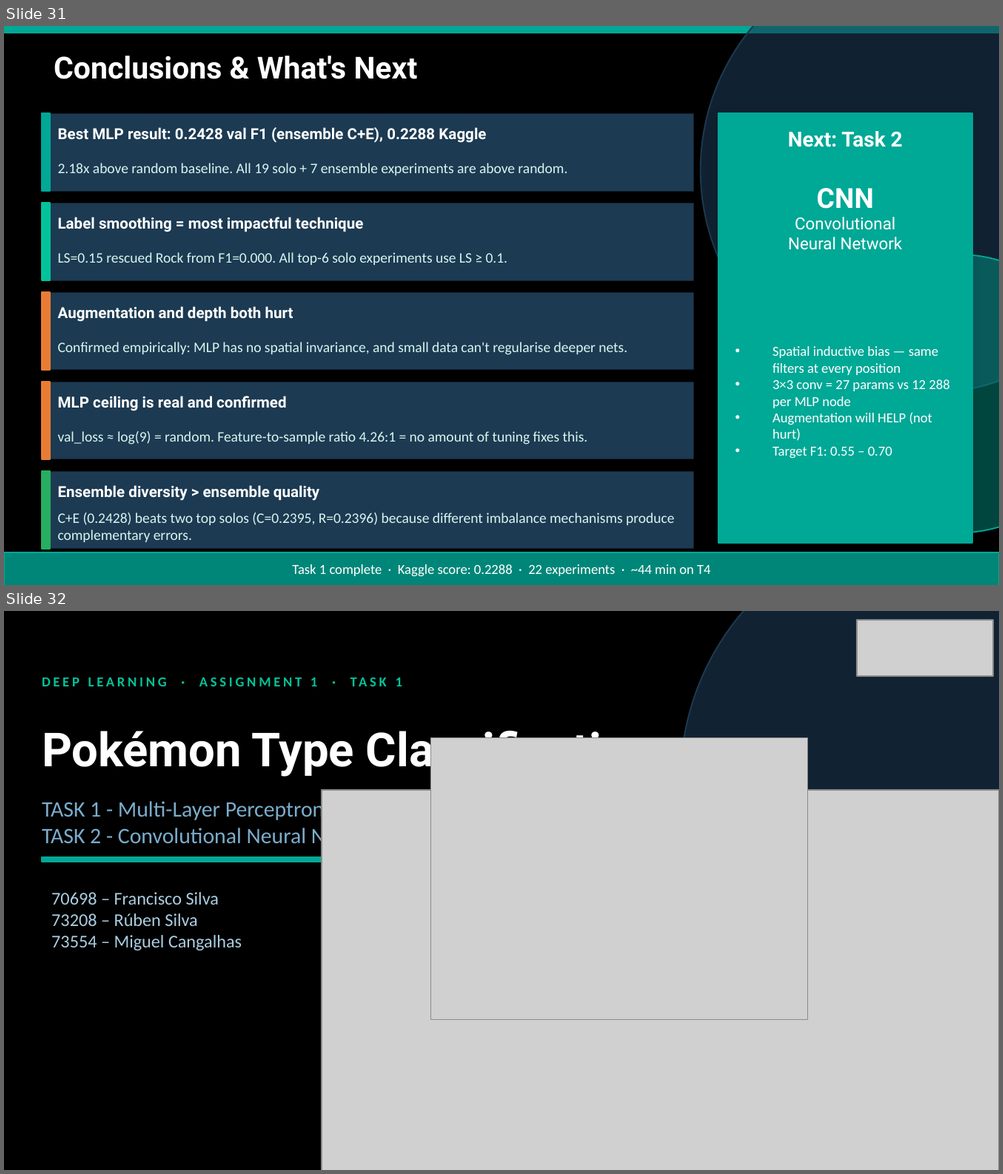
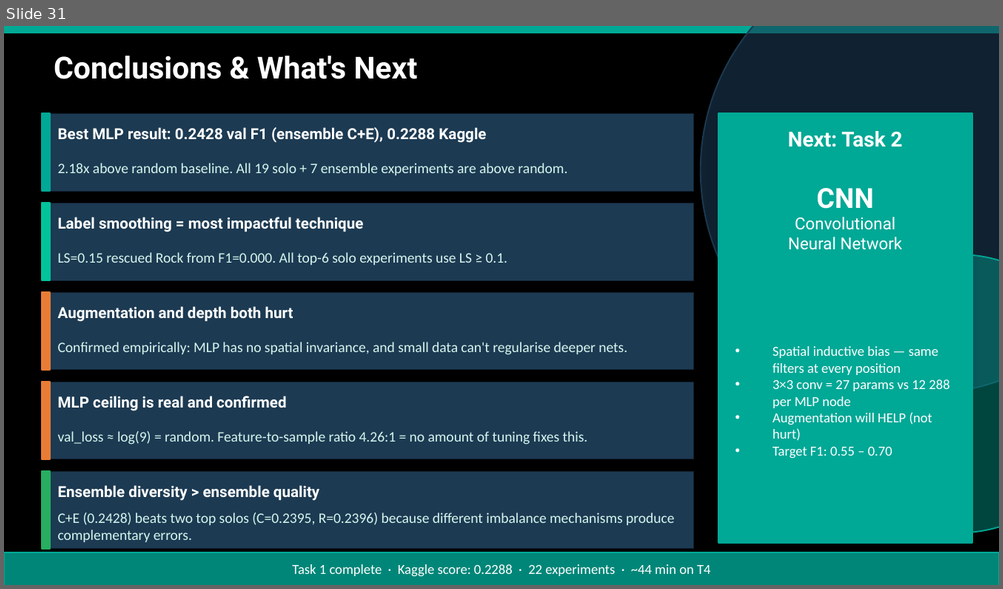
Before and after one commit to fmssilva/DL_Proj, a slide deck: assignment_1/task1/Task1_report.pptx. Shown one above the other, each under a label of ours: slides 31 and 32 before the commit, slide 31 after it. The pictures are 1003x1174 and 1003x589 pixels, drawn with LibreOffice and Linux fonts; fonts in the diff are those of the drawing; grey boxes stand for pictures. Boxes give left, top, right and bottom in pixels: in the first picture for what was removed or moved away, otherwise in the second. Text is boxed around its words. In the diff, an @@ line names an element or a change of style, - is before the commit and + after.

```diff
--- a/assignment_1/task1/Task1_report.pptx
+++ b/assignment_1/task1/Task1_report.pptx
@@ slide 32 removed at bbox=[4, 611, 999, 1170], background #000000 @@
@@ ellipse removed at bbox=[680, 611, 999, 1039] @@
@@ picture removed at bbox=[856, 620, 993, 675] @@
@@ text removed at bbox=[42, 677, 317, 817] @@
-DEEP LEARNING · ASSIGNMENT 1 · TASK 1
@@ text removed at bbox=[42, 678, 402, 849] @@
-TASK 1 - Multi-Layer Perceptron
-TASK 2 - Convolutional Neural Network
@@ text removed at bbox=[42, 723, 654, 778] @@
-Pokémon Type Classification
@@ picture removed at bbox=[431, 738, 807, 1019] @@
@@ picture removed at bbox=[321, 790, 999, 1170] @@
@@ rectangle removed at bbox=[42, 857, 420, 862] @@
@@ ellipse removed at bbox=[800, 869, 999, 1168] @@
@@ text removed at bbox=[51, 892, 242, 951] @@
-70698 – Francisco Silva
-73208 – Rúben Silva
-73554 – Miguel Cangalhas
```
Also in this commit, not shown: 1 slide added, 1 other slide removed, 1 other file.
